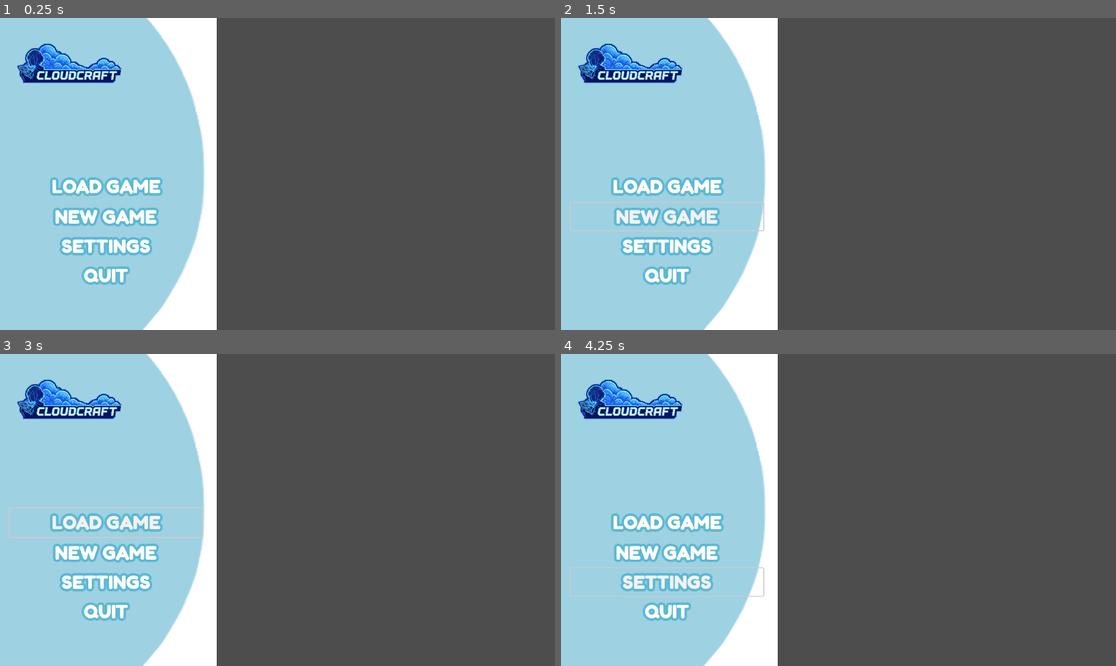
Above: before the commit, frames 1-4 (two rows, left to right).
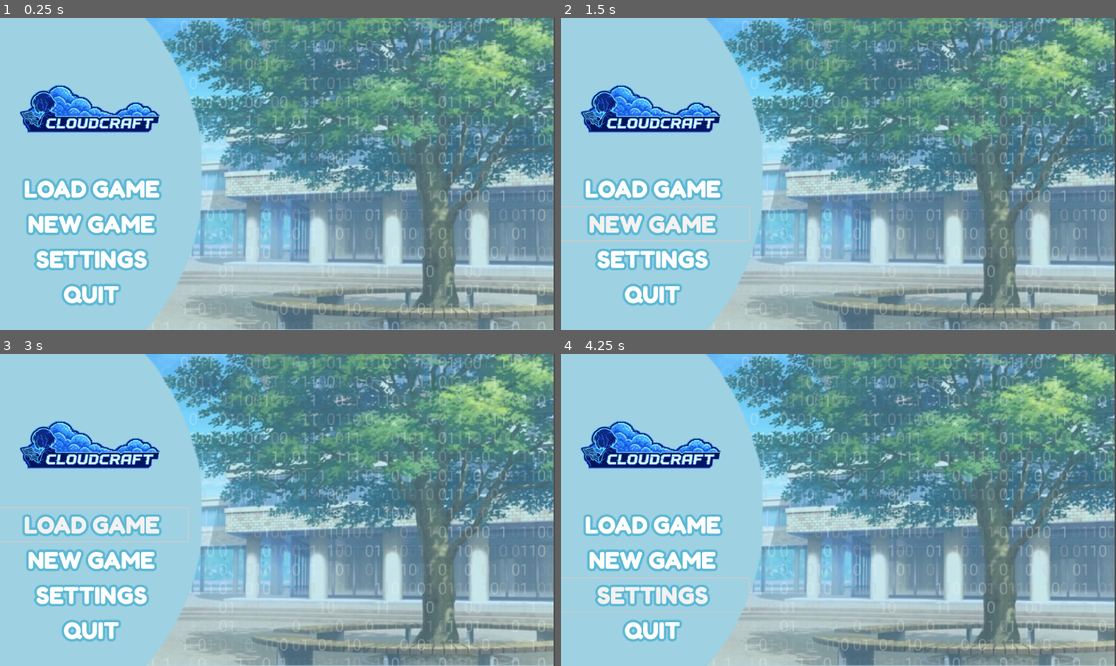
Above: after the commit, the same moments.

Repository: KimAngelohmm/CLOUD
Game: Godot game, scene res://scenes/main_menu.tscn
The game is run twice, just before and just after one commit, with the same random seed, the same clock (stepped at 60 frames per second) and the same inputs. The project has no main scene, so this scene is started directly.
Inputs:
- Up to frame 1 (0.25 s): no input
- Up to frame 2 (1.5 s): click "NEW GAME" at 0.5 s; click "NEW GAME" at 1.25 s
- Up to frame 3 (3 s): click "NEW GAME" at 2 s; click "LOAD GAME" at 2.75 s
- Up to frame 4 (4.25 s): click "SETTINGS" at 3.5 s

The runs differ from the first frame. In frame 1, 76% of the frame differs, in the area x 3-100%, y 0-100%; in frame 2, 76%; in frame 3, 76%, in the area x 0-100%, y 0-100%; in frame 4, 76%.

Commit message:
updated (background titlescreen)

Diff:
--- a/scenes/main_menu.tscn
+++ b/scenes/main_menu.tscn
@@ -1,6 +1,6 @@
 [gd_scene load_steps=4 format=3 uid="uid://con6yodk5p24w"]
 
-[ext_resource type="Texture2D" uid="uid://djqwlrkgmang7" path="res://assets/UI/Menu.png" id="1_bqqt6"]
+[ext_resource type="Texture2D" uid="uid://d3ohche18hawt" path="res://assets/UI/backgroundwithmenu.png" id="1_bqqt6"]
 [ext_resource type="Texture2D" uid="uid://cyluwsl54i1gr" path="res://assets/UI/logo.png" id="1_l6cm7"]
 [ext_resource type="FontFile" uid="uid://bbjgenm5d3ut2" path="res://assets/UI/Fredoka-Bold.ttf" id="3_wu84c"]
 
@@ -12,15 +12,13 @@
 grow_horizontal = 2
 grow_vertical = 2
 
-[node name="BluePanel" type="TextureRect" parent="."]
+[node name="TextureRect2" type="TextureRect" parent="."]
 layout_mode = 1
 anchors_preset = -1
-anchor_right = 0.39100003
+anchor_right = 1.0
 anchor_bottom = 1.0
-offset_right = -0.43203735
-offset_bottom = 0.07196045
+offset_right = -3.0
 texture = ExtResource("1_bqqt6")
-expand_mode = 1
 
 [node name="TextureRect" type="TextureRect" parent="."]
 layout_mode = 1
@@ -30,17 +28,17 @@
 anchor_right = 0.23400001
 anchor_bottom = 0.289
 offset_left = 0.41599846
-offset_top = -0.08800125
-offset_right = 0.43197632
-offset_bottom = -0.27200317
+offset_top = 79.912
+offset_right = 85.43198
+offset_bottom = 112.728
 texture = ExtResource("1_l6cm7")
 expand_mode = 2
 
 [node name="VBoxContainer" type="VBoxContainer" parent="."]
 layout_mode = 0
-offset_left = 20.0
+offset_left = -10.0
 offset_top = 320.0
-offset_right = 420.0
+offset_right = 390.0
 offset_bottom = 670.0
 
 [node name="LoadGame" type="Button" parent="VBoxContainer"]
@@ -50,7 +48,7 @@
 theme_override_colors/font_outline_color = Color(0.35686275, 0.72156864, 0.83137256, 1)
 theme_override_constants/outline_size = 20
 theme_override_fonts/font = ExtResource("3_wu84c")
-theme_override_font_sizes/font_size = 40
+theme_override_font_sizes/font_size = 50
 text = "LOAD GAME"
 flat = true
 
@@ -60,7 +58,7 @@
 theme_override_colors/font_outline_color = Color(0.35686275, 0.72156864, 0.83137256, 1)
 theme_override_constants/outline_size = 20
 theme_override_fonts/font = ExtResource("3_wu84c")
-theme_override_font_sizes/font_size = 40
+theme_override_font_sizes/font_size = 50
 text = "NEW GAME"
 flat = true
 
@@ -70,7 +68,7 @@
 theme_override_colors/font_outline_color = Color(0.35686275, 0.72156864, 0.83137256, 1)
 theme_override_constants/outline_size = 20
 theme_override_fonts/font = ExtResource("3_wu84c")
-theme_override_font_sizes/font_size = 40
+theme_override_font_sizes/font_size = 50
 text = "SETTINGS"
 flat = true
 
@@ -80,6 +78,6 @@
 theme_override_colors/font_outline_color = Color(0.35686275, 0.72156864, 0.83137256, 1)
 theme_override_constants/outline_size = 20
 theme_override_fonts/font = ExtResource("3_wu84c")
-theme_override_font_sizes/font_size = 40
+theme_override_font_sizes/font_size = 50
 text = "QUIT"
 flat = true
--- a/scenes/new_game.tscn
+++ b/scenes/new_game.tscn
@@ -1,8 +1,21 @@
-[gd_scene load_steps=4 format=3 uid="uid://b4oks7mhl5mer"]
+[gd_scene load_steps=5 format=3 uid="uid://b4oks7mhl5mer"]
 
-[ext_resource type="Texture2D" uid="uid://djqwlrkgmang7" path="res://assets/UI/Menu.png" id="1_ht52o"]
+[ext_resource type="Texture2D" uid="uid://d3ohche18hawt" path="res://assets/UI/backgroundwithmenu.png" id="1_ht52o"]
 [ext_resource type="Texture2D" uid="uid://cyluwsl54i1gr" path="res://assets/UI/logo.png" id="2_6hhwf"]
 [ext_resource type="FontFile" uid="uid://bbjgenm5d3ut2" path="res://assets/UI/Fredoka-Bold.ttf" id="3_l8kns"]
+
+[sub_resource type="StyleBoxFlat" id="StyleBoxFlat_ht52o"]
+bg_color = Color(0.65882355, 0.84705883, 0.91764706, 0.5882353)
+border_width_left = 5
+border_width_top = 5
+border_width_right = 5
+border_width_bottom = 5
+border_color = Color(1, 1, 1, 1)
+corner_radius_top_left = 20
+corner_radius_top_right = 20
+corner_radius_bottom_right = 20
+corner_radius_bottom_left = 20
+expand_margin_bottom = 200.0
 
 [node name="NewGame" type="Control"]
 layout_mode = 3
@@ -12,15 +25,11 @@
 grow_horizontal = 2
 grow_vertical = 2
 
-[node name="BluePanel" type="TextureRect" parent="."]
-layout_mode = 1
-anchors_preset = -1
-anchor_right = 0.39100003
-anchor_bottom = 0.994
-offset_right = -0.43203735
-offset_bottom = -0.11199951
+[node name="TextureRect" type="TextureRect" parent="."]
+layout_mode = 0
+offset_right = 1152.0
+offset_bottom = 648.0
 texture = ExtResource("1_ht52o")
-expand_mode = 1
 
 [node name="TextureRect2" type="TextureRect" parent="."]
 layout_mode = 1
@@ -30,18 +39,18 @@
 anchor_right = 0.23400001
 anchor_bottom = 0.289
 offset_left = 0.41599846
-offset_top = -0.08800125
-offset_right = 0.43197632
-offset_bottom = -0.27200317
+offset_top = 79.912
+offset_right = 85.43198
+offset_bottom = 112.728
 texture = ExtResource("2_6hhwf")
 expand_mode = 2
 
 [node name="VBoxContainer" type="VBoxContainer" parent="."]
 layout_mode = 0
-offset_left = 20.0
-offset_top = 450.0
-offset_right = 420.0
-offset_bottom = 652.0
+offset_left = -10.0
+offset_top = 440.0
+offset_right = 390.0
+offset_bottom = 655.0
 
 [node name="LoadGame" type="Button" parent="VBoxContainer"]
 custom_minimum_size = Vector2(0, 60)
@@ -50,7 +59,7 @@
 theme_override_colors/font_outline_color = Color(0.35686275, 0.72156864, 0.83137256, 1)
 theme_override_constants/outline_size = 20
 theme_override_fonts/font = ExtResource("3_l8kns")
-theme_override_font_sizes/font_size = 40
+theme_override_font_sizes/font_size = 50
 text = "LOAD GAME"
 flat = true
 
@@ -60,7 +69,7 @@
 theme_override_colors/font_outline_color = Color(0.35686275, 0.72156864, 0.83137256, 1)
 theme_override_constants/outline_size = 20
 theme_override_fonts/font = ExtResource("3_l8kns")
-theme_override_font_sizes/font_size = 40
+theme_override_font_sizes/font_size = 50
 text = "SETTINGS"
 flat = true
 
@@ -70,7 +79,7 @@
 theme_override_colors/font_outline_color = Color(0.35686275, 0.72156864, 0.83137256, 1)
 theme_override_constants/outline_size = 20
 theme_override_fonts/font = ExtResource("3_l8kns")
-theme_override_font_sizes/font_size = 40
+theme_override_font_sizes/font_size = 50
 text = "RETURN"
 flat = true
 
@@ -108,3 +117,25 @@
 theme_override_font_sizes/font_size = 40
 text = "PLEASE CHOOSE YOUR CHARACTER"
 flat = true
+
+[node name="MaleBox" type="VBoxContainer" parent="."]
+layout_mode = 0
+offset_left = 495.0
+offset_top = 287.0
+offset_right = 745.0
+offset_bottom = 507.0
+
+[node name="PanelContainer" type="PanelContainer" parent="MaleBox"]
+layout_mode = 2
+theme_override_styles/panel = SubResource("StyleBoxFlat_ht52o")
+
+[node name="FemaleBox" type="VBoxContainer" parent="."]
+layout_mode = 0
+offset_left = 825.0
+offset_top = 285.0
+offset_right = 1075.0
+offset_bottom = 508.0
+
+[node name="PanelContainer" type="PanelContainer" parent="FemaleBox"]
+layout_mode = 2
+theme_override_styles/panel = SubResource("StyleBoxFlat_ht52o")
Binary file added: assets/UI/backgroundwithmenu.png
Not shown, added: assets/UI/backgroundwithmenu.png.import
Binary file added: assets/background/school.png
Not shown, added: assets/background/school.png.import
